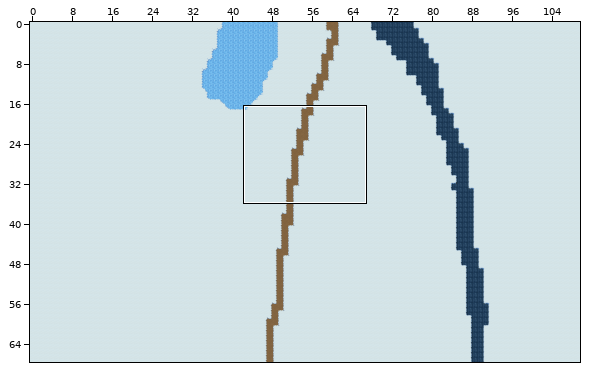
An edit to a level. Tiled map (JSON), assets/maps/cold3.json. The picture above shows the old version from afar; the outline marks the close-up.
Close-up. First the earlier version:
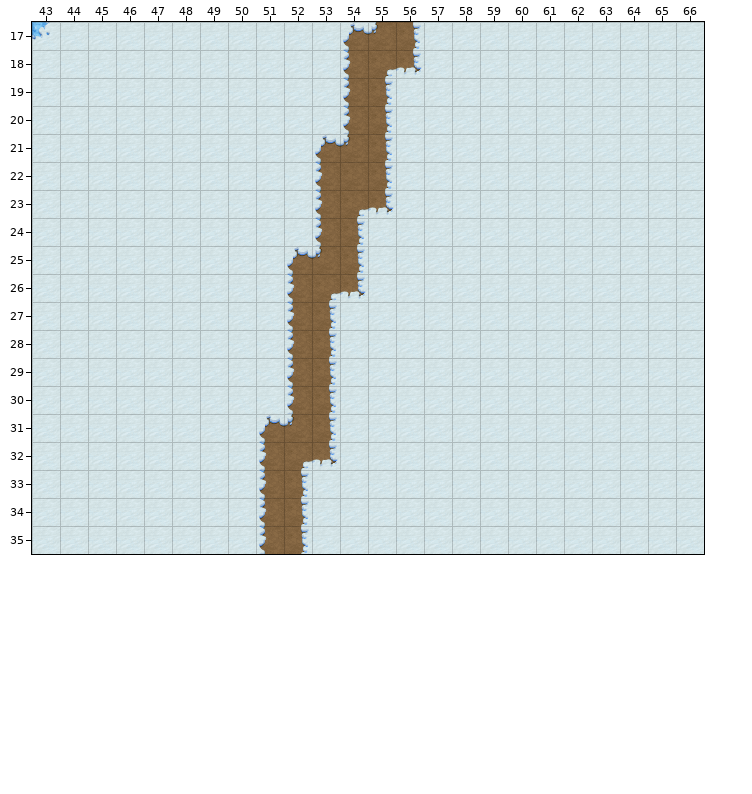
Cells are 32x32 px. Shown: x 43..66, y 17..35. The commit also changed other parts of the map, which this record leaves out.
Once edited:
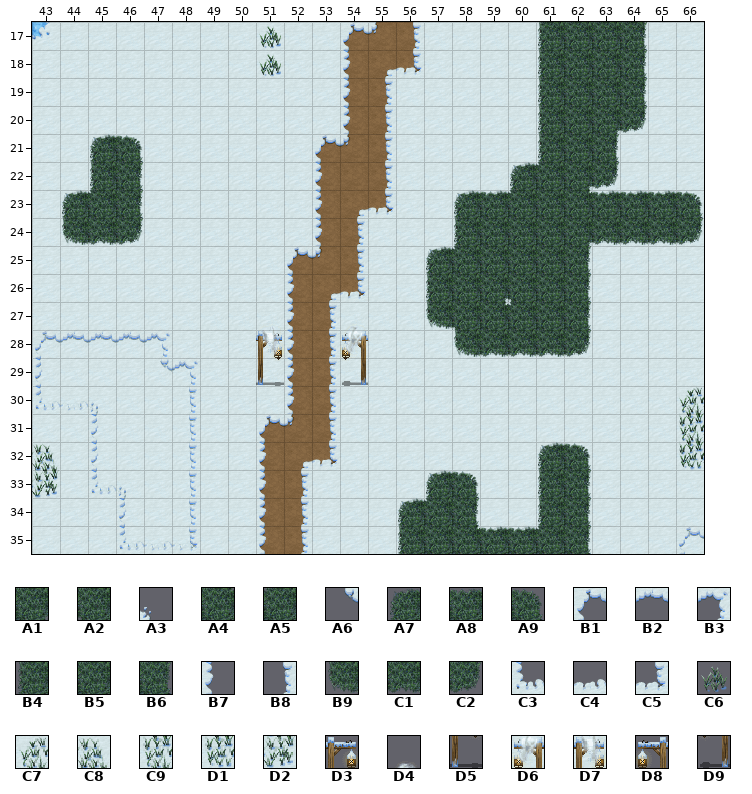
Key: from "terrain": A1 25, A2 26, A3 29, A4 58, A5 59, A6 61, A7 90, A8 91, A9 92, B1 93, B2 94, B3 95, B4 123, B5 124, B6 125, B7 126, B8 128, B9 156, C1 157, C2 158, C3 159, C4 160, C5 161, C6 192, C7 258, C8 260, C9 291, D1 324, D2 326; from "winter": D3 269, D4 272, D5 304, D6 307, D7 377, D8 479, D9 514.
__ is an empty cell.
See-through tiles are keyed as they look on the map.
Change:
Layer "Ground2":
y 17..18: x 51 __ -> C6; x 61..64 __ __ __ __ -> B4 B5 B5 B6
y 19: x 61..64 __ __ __ __ -> B4 B5 B5 B6
y 20: x 61..64 __ __ __ __ -> B4 B5 A1 C2
y 21: x 45..46 __ __ -> A7 A9; x 61..63 __ __ __ -> B4 B5 B6
y 22: x 45..46 __ __ -> B4 B6; x 60..63 __ __ __ __ -> A7 A5 A1 C2
y 23: x 44..46 __ __ __ -> A7 A5 B6; x 58..66 __ __ __ __ __ __ __ __ __ -> A7 A8 A5 B5 A4 A8 A8 A8 A9
y 24: x 44..46 __ __ __ -> B9 C1 C2; x 58..66 __ __ __ __ __ __ __ __ __ -> B4 B5 B5 B5 A1 C1 C1 C1 C2
y 25: x 57..62 __ __ __ __ __ __ -> A7 A5 B5 B5 B5 B6
y 26: x 57..62 __ __ __ __ __ __ -> B4 B5 A1 A2 B5 B6
y 27: x 57..62 __ __ __ __ __ __ -> B9 A2 A4 A5 B5 B6
y 28: x 43..47 __ __ __ __ __ -> B1 B2 B2 B2 B3; x 58..62 __ __ __ __ __ -> B9 C1 C1 C1 C2
y 29: x 43 __ -> B7; x 47..48 __ __ -> A6 B3
y 30: x 43..45 __ __ __ -> C3 C4 A3; x 48 __ -> B8; x 66 __ -> C7
y 31: x 45 __ -> B7; x 48 __ -> B8; x 66 __ -> C9
y 32: x 43 __ -> C8; x 45 __ -> B7; x 48 __ -> B8; x 61..62 __ __ -> A7 A9; x 66 __ -> D1
y 33: x 43 __ -> D2; x 45..46 __ __ -> C3 A3; x 48 __ -> B8; x 57..58 __ __ -> A7 A9; x 61..62 __ __ -> B4 B6
y 34: x 46 __ -> B7; x 48 __ -> B8; x 56..58 __ __ __ -> A7 A5 B6; x 61..62 __ __ -> B4 B6
y 35: x 46..48 __ __ __ -> C3 C4 C5; x 56..62 __ __ __ __ __ __ __ -> B4 B5 A4 A8 A8 A5 B6; x 66 __ -> B1
Layer "Mask":
y 29: x 51 __ -> D5; x 54 __ -> D9
Layer "Fringe":
y 28: x 51 __ -> D3; x 54 __ -> D8
Layer "Fringe2":
y 27: x 54 __ -> D4
y 28: x 51 __ -> D7; x 54 __ -> D6
